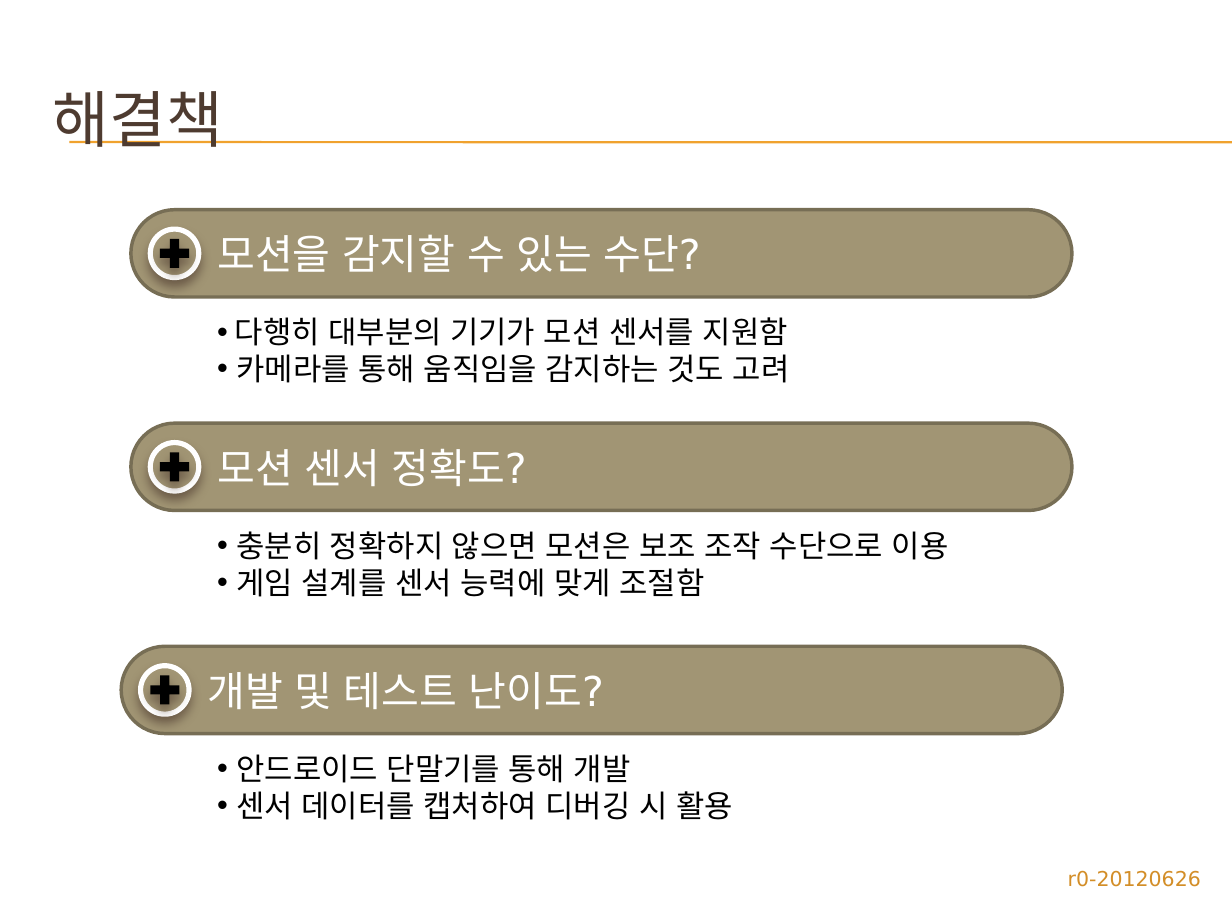
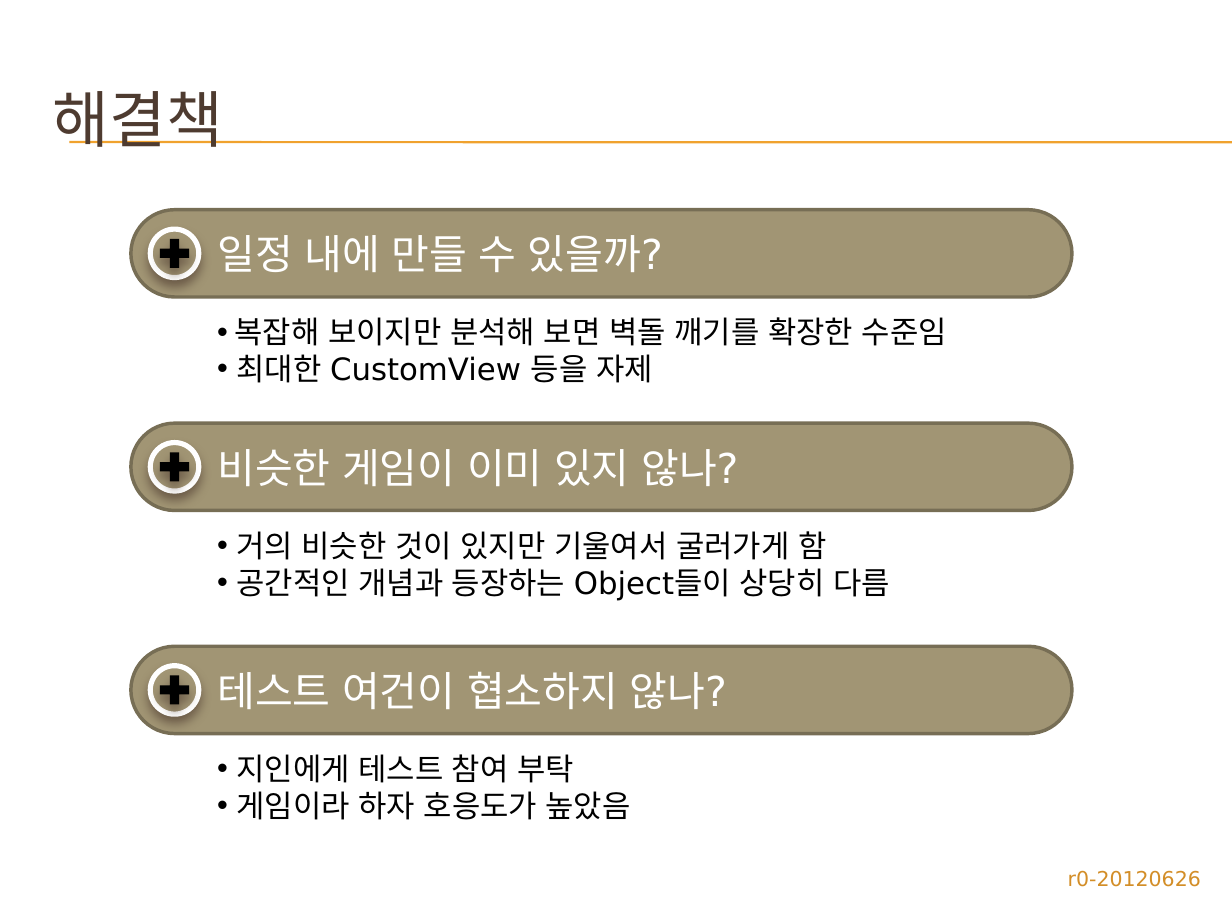
Before and after one commit to zwycid/dimension-drive-downside, a slide deck: slide 15 of doc/3조-DimensionDriveDownside.pptx (slide 18 before the commit). Drawn at 1232x924 pixels with LibreOffice and Linux fonts; fonts in the diff are those of the drawing; background and template pictures are left out. Boxes give left, top, right and bottom in pixels: in the first picture for what was removed or moved away, otherwise in the second. Text is boxed around its words. In the diff, an @@ line names an element or a change of style, - is before the commit and + after.

```diff
--- a/doc/3조-DimensionDriveDownside.pptx
+++ b/doc/3조-DimensionDriveDownside.pptx
@@ text in rounded rectangle at [217,235,663,272]: text changed @@
-  모션을 감지할 수 있는 수단?
+  일정 내에 만들 수 있을까?
@@ text at [235,317,947,383]: text changed @@
-• 다행히 대부분의 기기가 모션 센서를 지원함
-• 카메라를 통해 움직임을 감지하는 것도 고려
+• 복잡해 보이지만 분석해 보면 벽돌 깨기를 확장한 수준임
+• 최대한 CustomView 등을 자제
@@ text in rounded rectangle at [217,449,738,486]: text changed @@
-  모션 센서 정확도?
+  비슷한 게임이 이미 있지 않나?
@@ text at [236,531,890,600]: text changed @@
-• 충분히 정확하지 않으면 모션은 보조 조작 수단으로 이용
-• 게임 설계를 센서 능력에 맞게 조절함
+• 거의 비슷한 것이 있지만 기울여서 굴러가게 함
+• 공간적인 개념과 등장하는 Object들이 상당히 다름
@@ 1 ellipse, 1 plus, 1 rounded rectangle: place and size @@
-1 ellipse, 1 plus, 1 rounded rectangle at [121,647,1062,734]
+1 ellipse, 1 plus, 1 rounded rectangle at [131,647,1072,734]
@@ text in rounded rectangle at [217,672,727,709]: text changed @@
-  개발 및 테스트 난이도?
+  테스트 여건이 협소하지 않나?
@@ text at [236,754,631,820]: text changed @@
-• 안드로이드 단말기를 통해 개발
-• 센서 데이터를 캡처하여 디버깅 시 활용
+• 지인에게 테스트 참여 부탁
+• 게임이라 하자 호응도가 높았음
```
Also in this commit, not shown: 6 other slides changed, 1 slide added, 5 slides removed.
